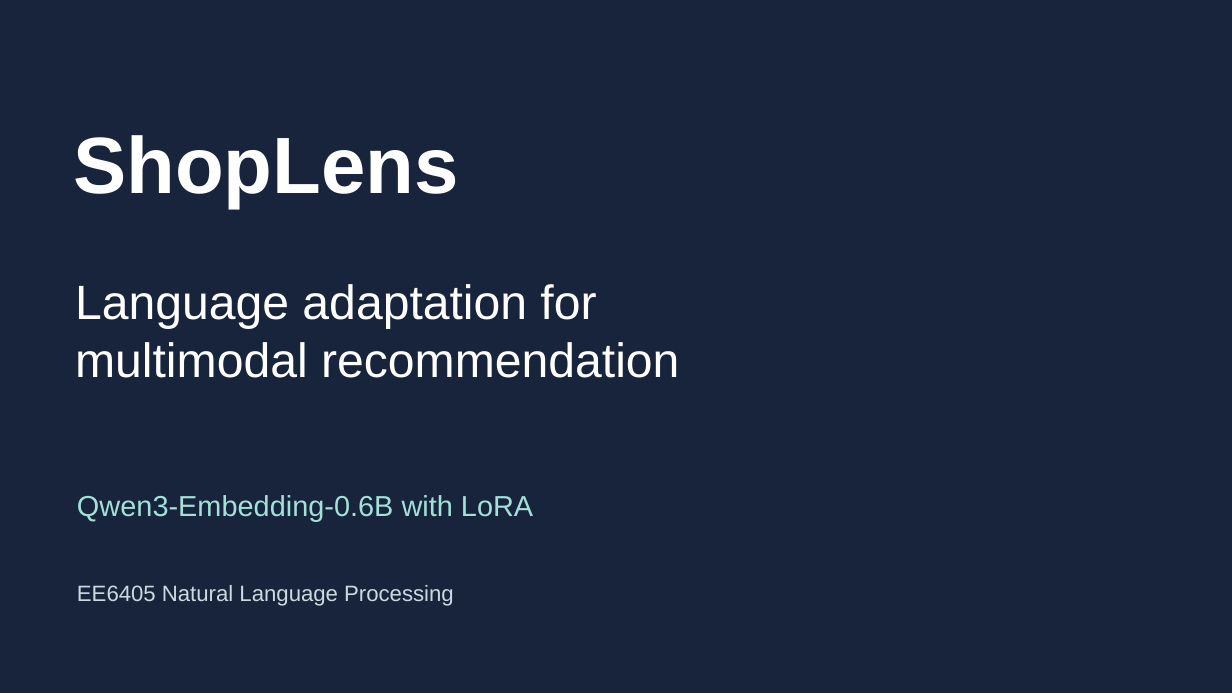
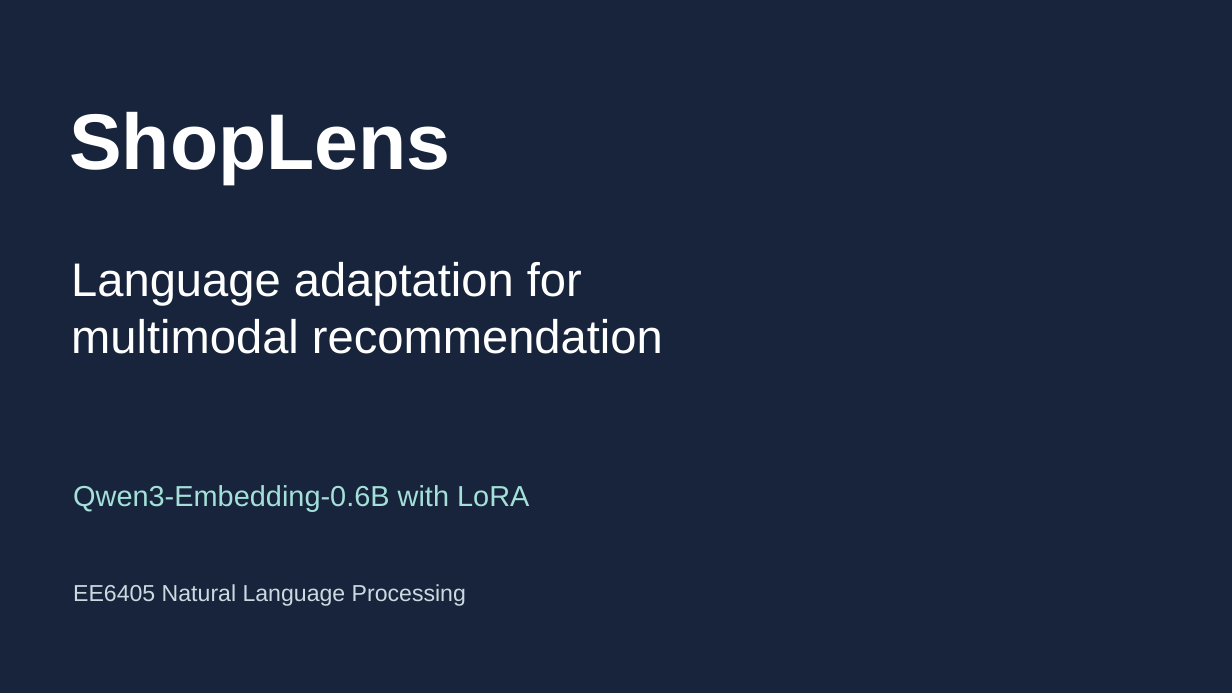
Before and after one commit to cjk041212/ShopLens, a slide deck: slide 1 of submission/ShopLens_Qwen_presentation.pptx. Drawn at 1232x693 pixels with LibreOffice and Linux fonts; fonts in the diff are those of the drawing. Boxes give left, top, right and bottom in pixels: in the first picture for what was removed or moved away, otherwise in the second. Text is boxed around its words. In the diff, an @@ line names an element or a change of style, - is before the commit and + after.

```diff
--- a/submission/ShopLens_Qwen_presentation.pptx
+++ b/submission/ShopLens_Qwen_presentation.pptx
@@ text "ShopLens": place and size @@
-text "ShopLens" at box(73, 135, 459, 208)
+text "ShopLens" at box(69, 111, 450, 184)
@@ text "ShopLens" at box(69, 111, 450, 184): size 62.2 to 61.5 pt @@
@@ text "Language adaptation for": place and size @@
-text "Language adaptation for" at box(75, 284, 679, 378)
+text "Language adaptation for" at box(71, 262, 663, 354)
@@ text "Language adaptation for" at box(71, 262, 663, 354): size 37.5 to 36.8 pt @@
@@ text "Qwen3-Embedding-0.6B with LoRA": place and size @@
-text "Qwen3-Embedding-0.6B with LoRA" at box(77, 495, 533, 522)
+text "Qwen3-Embedding-0.6B with LoRA" at box(73, 485, 529, 511)
@@ text "EE6405 Natural Language Processing" at box(73, 584, 466, 606): size 17.2 to 18 pt @@
```
Also in this commit, not shown: 3 other slides changed, 22 slides added, 8 slides removed, 2 other files.
